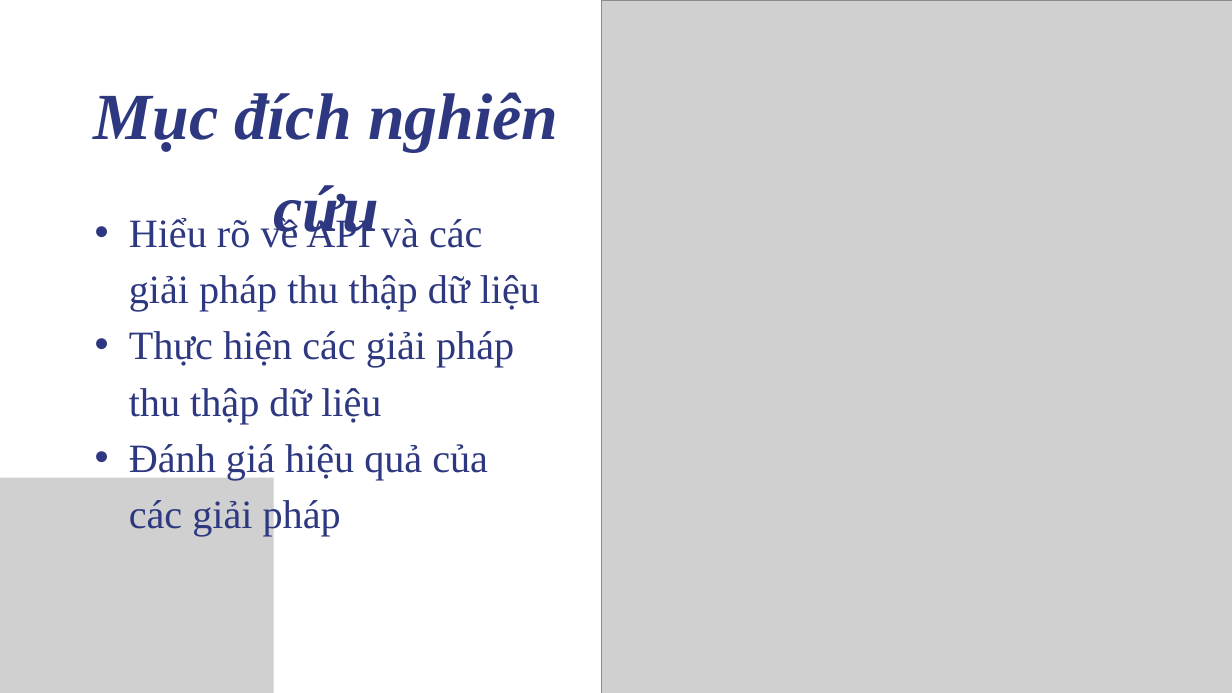
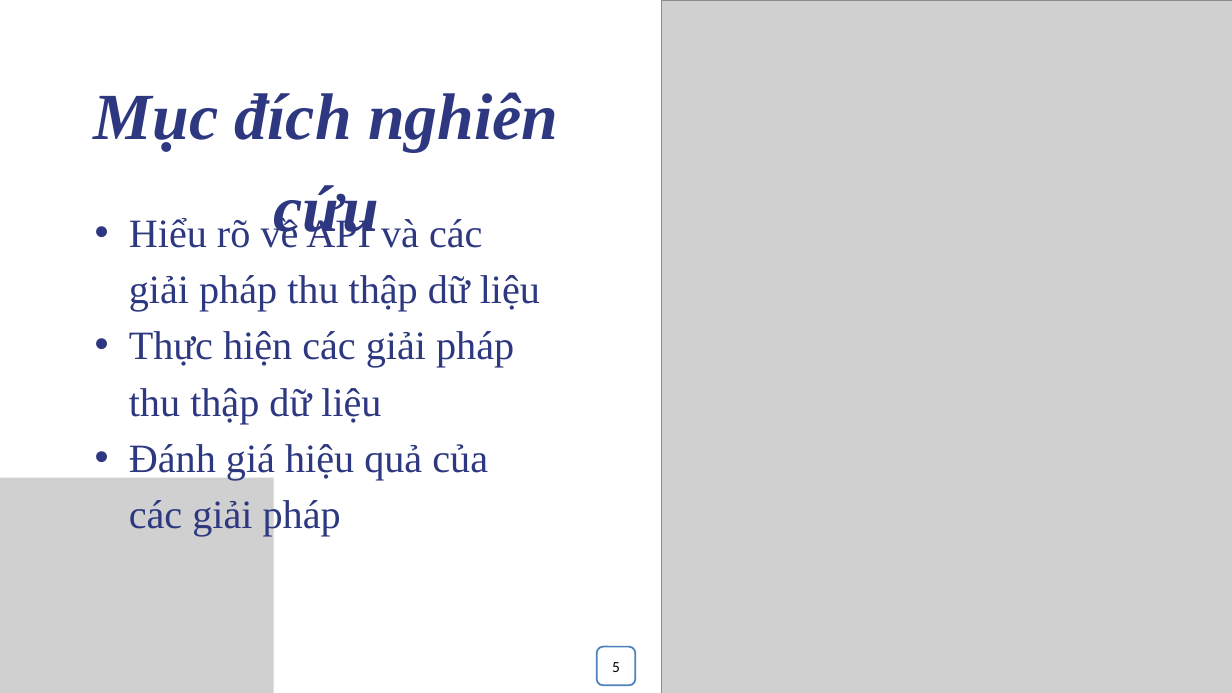
Before and after one commit to tanlocnguyen151203/cn-da21ttb-nguyentanloc-giaiphapthuthapdulieu-api-tmdt, a slide deck: slide 5 of thesis/abs/THỰC TẬP ĐỒ ÁN CHUYÊN NGÀNH.pptx. Drawn at 1232x693 pixels with LibreOffice and Linux fonts; fonts in the diff are those of the drawing; grey boxes stand for pictures. Boxes give left, top, right and bottom in pixels: in the first picture for what was removed or moved away, otherwise in the second. Text is boxed around its words. In the diff, an @@ line names an element or a change of style, - is before the commit and + after.

```diff
--- a/thesis/abs/THỰC TẬP ĐỒ ÁN CHUYÊN NGÀNH.pptx
+++ b/thesis/abs/THỰC TẬP ĐỒ ÁN CHUYÊN NGÀNH.pptx
@@ picture: place and size @@
-picture at bbox=[601, 0, 1232, 693]
+picture at bbox=[662, 0, 1232, 693]
@@ rounded rectangle added at bbox=[597, 647, 636, 686], fill #FFFFFF, outline #4F81BD 2 pt, 18 pt, text #000000 @@
+5
```
Also in this commit, not shown: 15 other slides changed, 2 other files.
